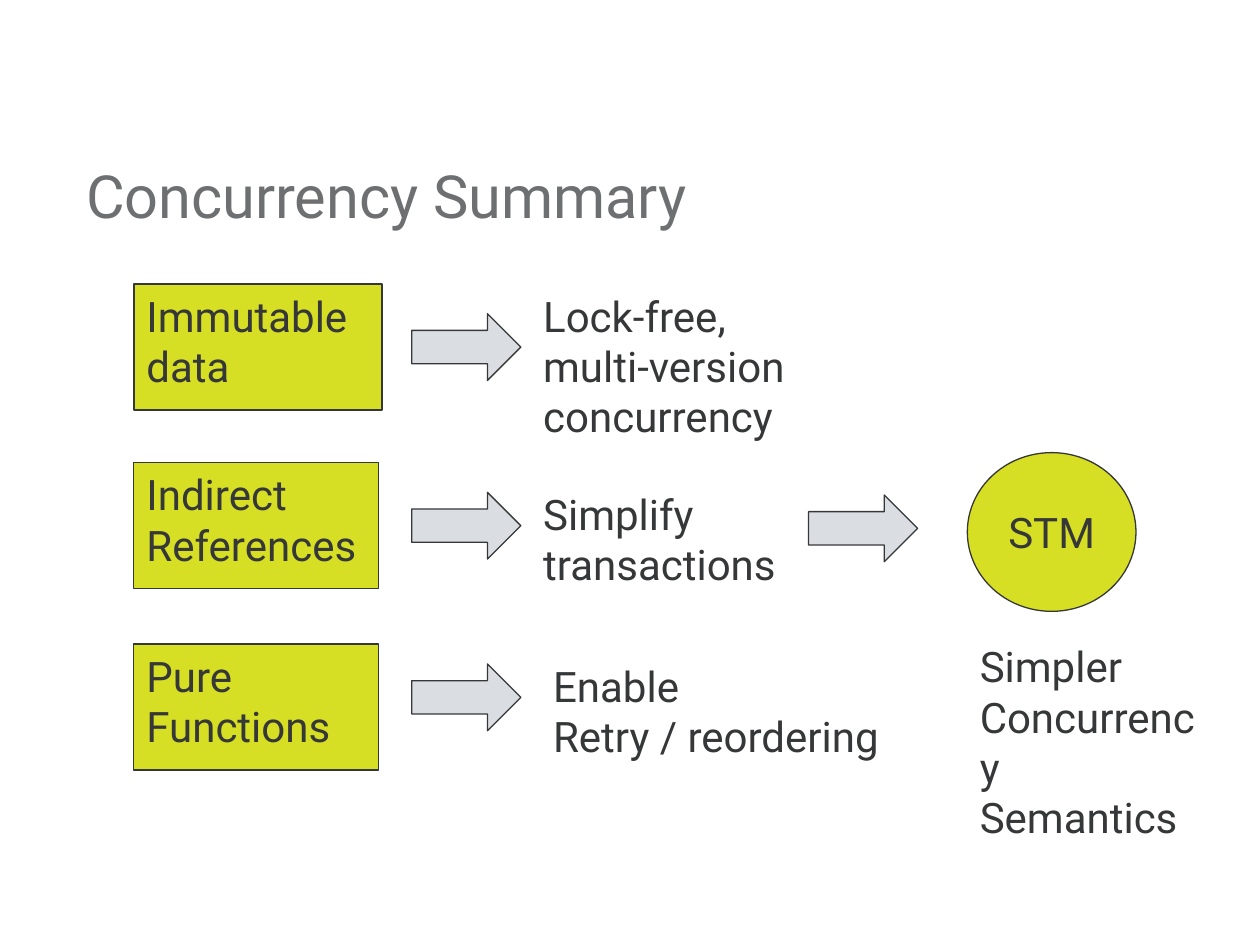
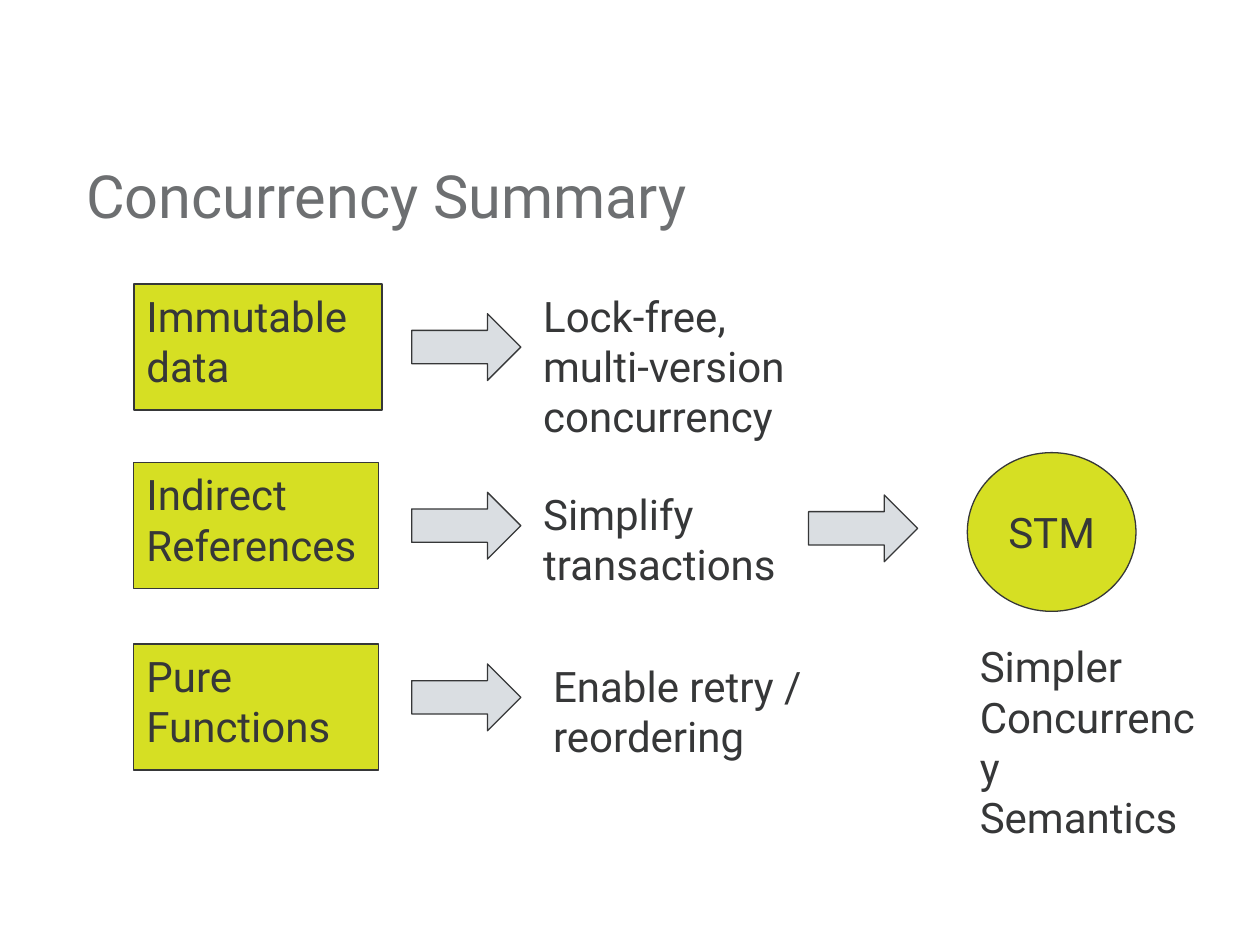
Before and after one commit to mjul/top-10-clojure-ndc-2011, a slide deck: slide 22 of Top Things to Learn From Clojure.pptx. Drawn at 1260x945 pixels with LibreOffice and Linux fonts; fonts in the diff are those of the drawing; background and template pictures are left out. Boxes give left, top, right and bottom in pixels: in the first picture for what was removed or moved away, otherwise in the second. Text is boxed around its words. In the diff, an @@ line names an element or a change of style, - is before the commit and + after.

```diff
--- a/Top Things to Learn From Clojure.pptx
+++ b/Top Things to Learn From Clojure.pptx
@@ text at (x1=553, y1=670, x2=773, y2=761): text changed @@
-Enable
-Retry / reordering
+Enable retry / reordering
```
Also in this commit, not shown: 5 other slides changed, 5 slides added, 2 slides removed, 3 other files.
